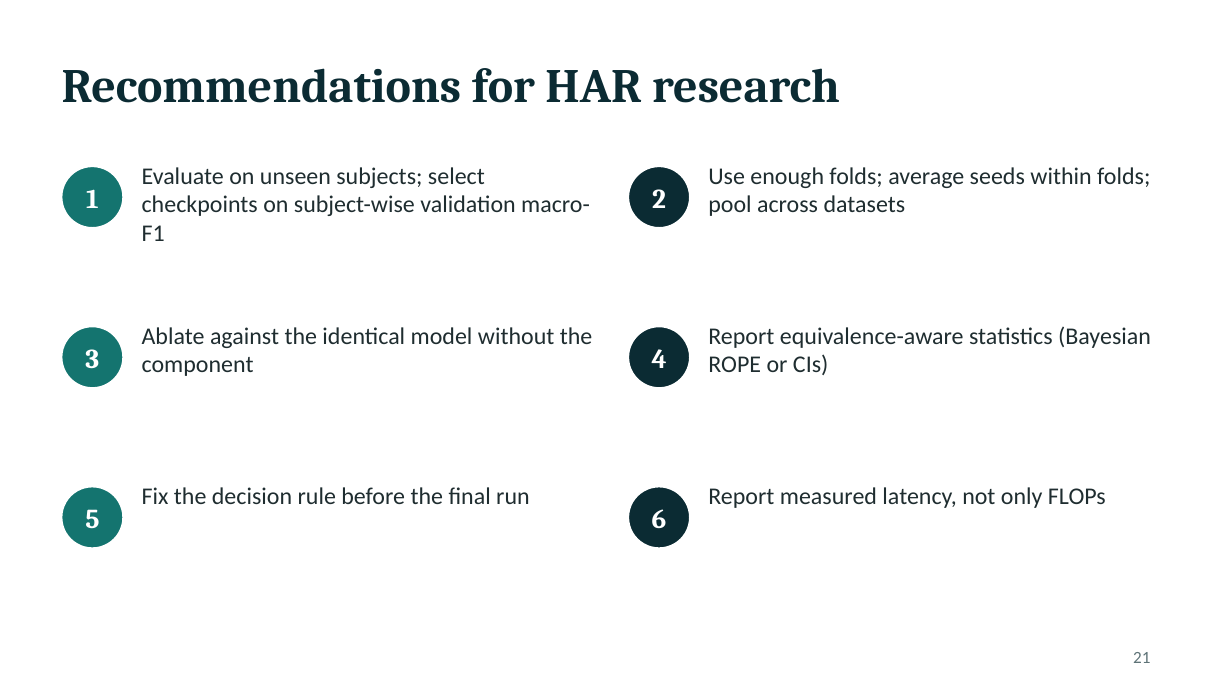
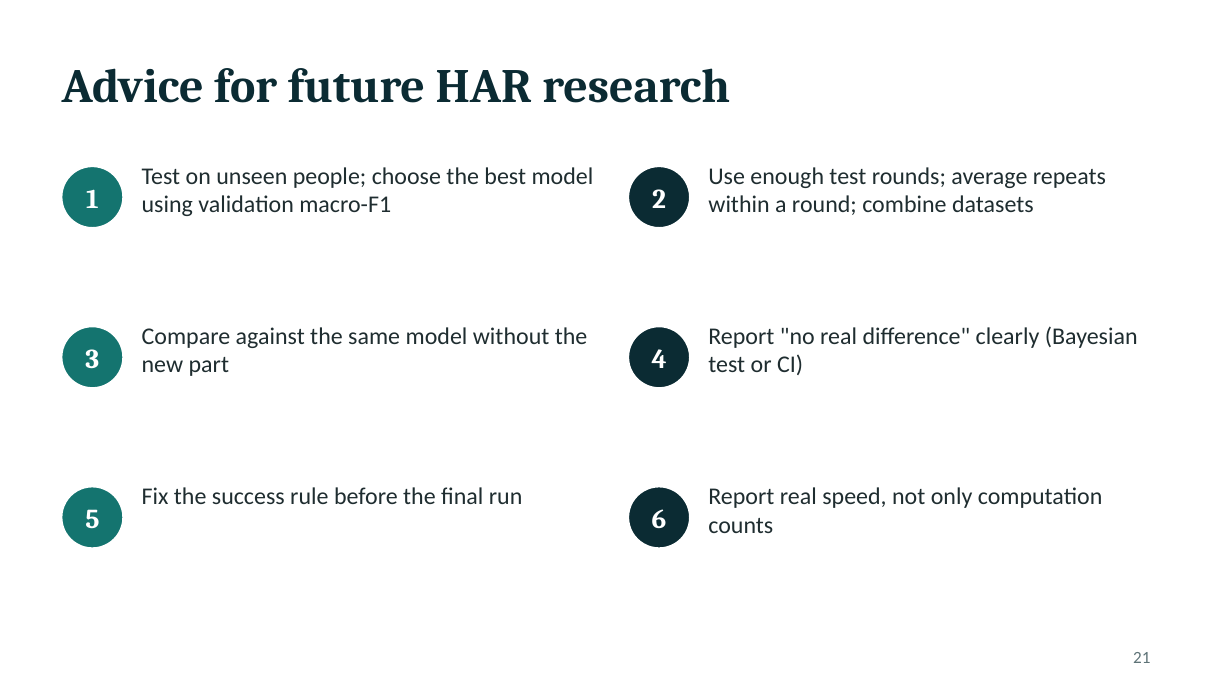
Before and after one commit to himanshmunjal/Dual-attention-HAR, a slide deck: slide 21 of presentation/HAR_Review_Presentation.pptx. Drawn at 1232x693 pixels with LibreOffice and Linux fonts; fonts in the diff are those of the drawing. Boxes give left, top, right and bottom in pixels: in the first picture for what was removed or moved away, otherwise in the second. Text is boxed around its words. In the diff, an @@ line names an element or a change of style, - is before the commit and + after.

```diff
--- a/presentation/HAR_Review_Presentation.pptx
+++ b/presentation/HAR_Review_Presentation.pptx
@@ title at bbox=[62, 68, 730, 103]: text changed @@
-Recommendations for HAR research
+Advice for future HAR research
@@ text at bbox=[142, 167, 594, 216]: text changed @@
-Evaluate on unseen subjects; select checkpoints on subject-wise validation macro-F1
+Test on unseen people; choose the best model using validation macro-F1
@@ text at bbox=[708, 167, 1106, 215]: text changed @@
-Use enough folds; average seeds within folds; pool across datasets
+Use enough test rounds; average repeats within a round; combine datasets
@@ text at bbox=[142, 327, 588, 376]: text changed @@
-Ablate against the identical model without the component
+Compare against the same model without the new part
@@ text at bbox=[708, 326, 1138, 375]: text changed @@
-Report equivalence-aware statistics (Bayesian ROPE or CIs)
+Report "no real difference" clearly (Bayesian test or CI)
@@ text at bbox=[142, 487, 523, 504]: text changed @@
-Fix the decision rule before the final run
+Fix the success rule before the final run
@@ text at bbox=[708, 487, 1103, 533]: text changed @@
-Report measured latency, not only FLOPs
+Report real speed, not only computation counts
```
Also in this commit, not shown: 21 other slides changed, 17 other files.
